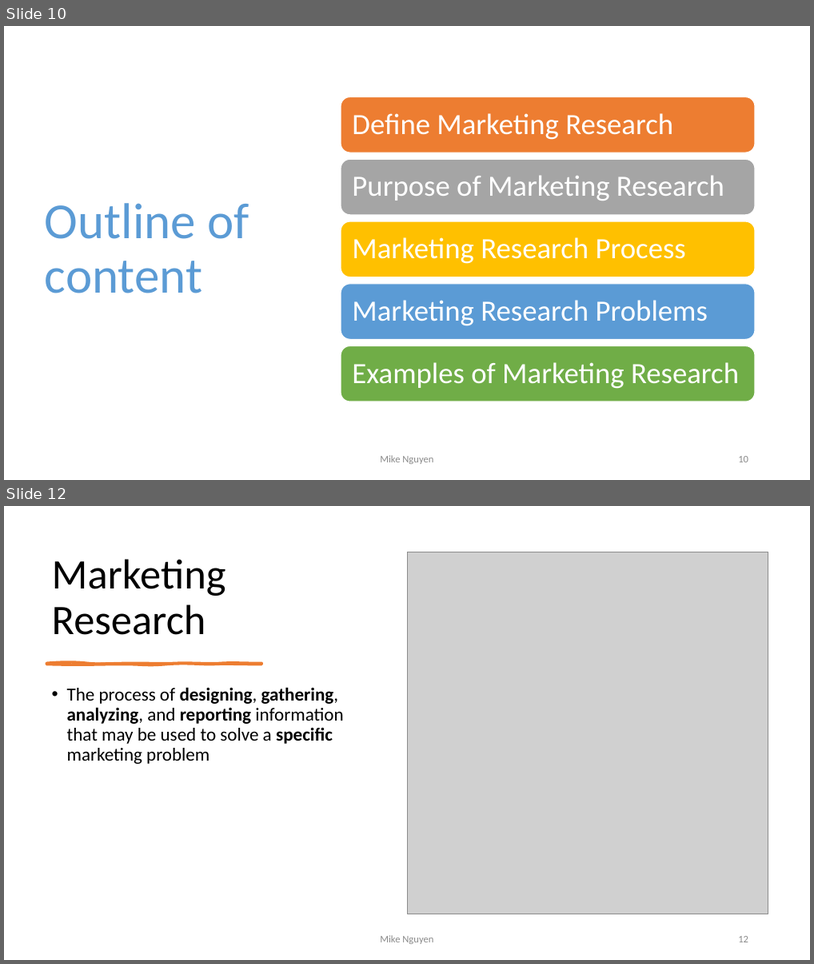
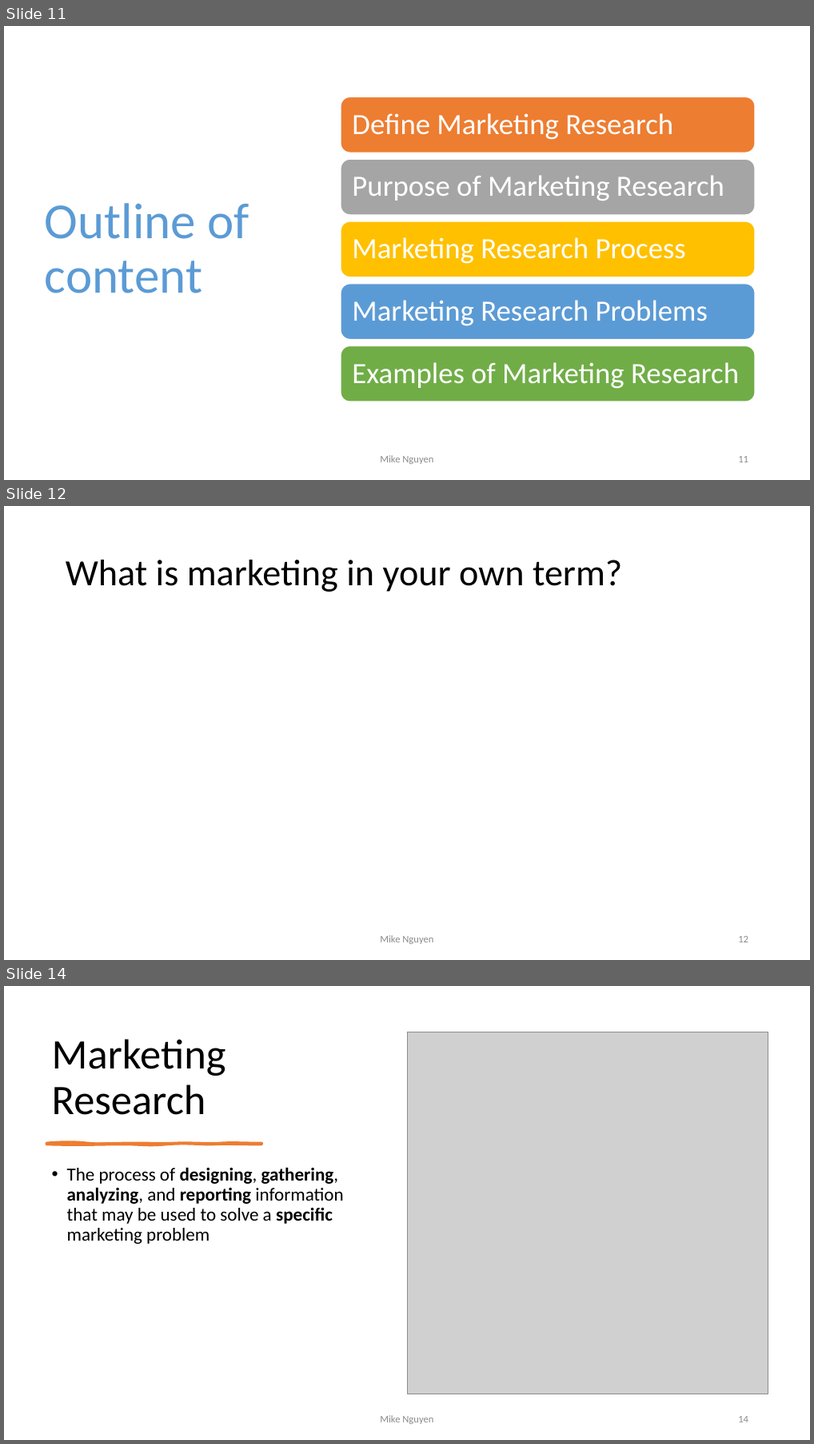
Before and after one commit to mikenguyen13/mar4050, a slide deck: lectures/1/1_Introduction to Marketing Research.pptx. Shown one above the other, each under a label of ours: slides 10 and 12 before the commit, slides 11, 12 and 14 after it; the slides between them are not shown. The pictures are 814x964 and 814x1444 pixels, drawn with LibreOffice and Linux fonts; fonts in the diff are those of the drawing; grey boxes stand for pictures. Boxes give left, top, right and bottom in pixels: in the first picture for what was removed or moved away, otherwise in the second. Text is boxed around its words. In the diff, an @@ line names an element or a change of style, - is before the commit and + after.

```diff
--- a/lectures/1/1_Introduction to Marketing Research.pptx
+++ b/lectures/1/1_Introduction to Marketing Research.pptx
@@ slide 12 added at bbox=[4, 506, 810, 960], background #FFFFFF @@
@@ title added at bbox=[66, 560, 622, 592], 44 pt, text #000000 @@
+What is marketing in your own term?
@@ text added at bbox=[380, 935, 434, 944], 12 pt, text #8C8C8C @@
+Mike Nguyen
@@ page number added at bbox=[738, 936, 749, 942], 12 pt, text #8C8C8C @@
+12
@@ what was slide 10 is now slide 11 @@
@@ page number at bbox=[738, 456, 749, 462]: text changed @@
-10
+11
@@ what was slide 12 is now slide 14 @@
@@ page number at bbox=[738, 1416, 749, 1422]: text changed @@
-12
+14
```
Also in this commit, not shown: 5 slides changed, 1 other slide added, 8 other files.
